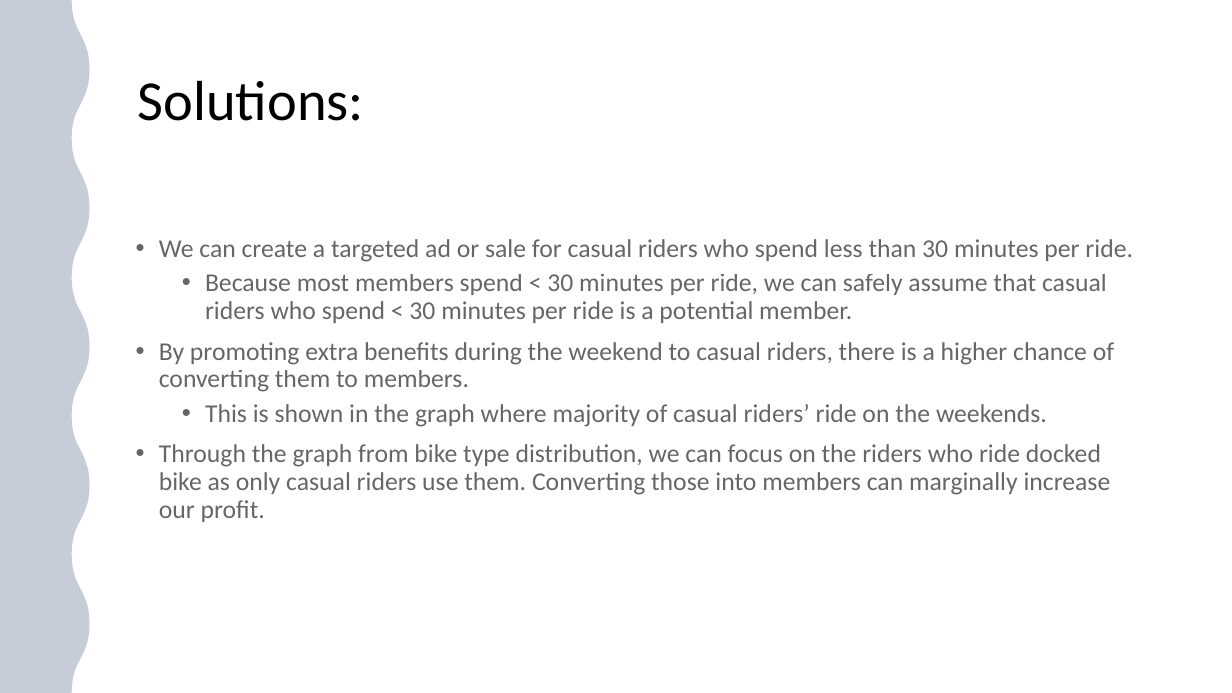
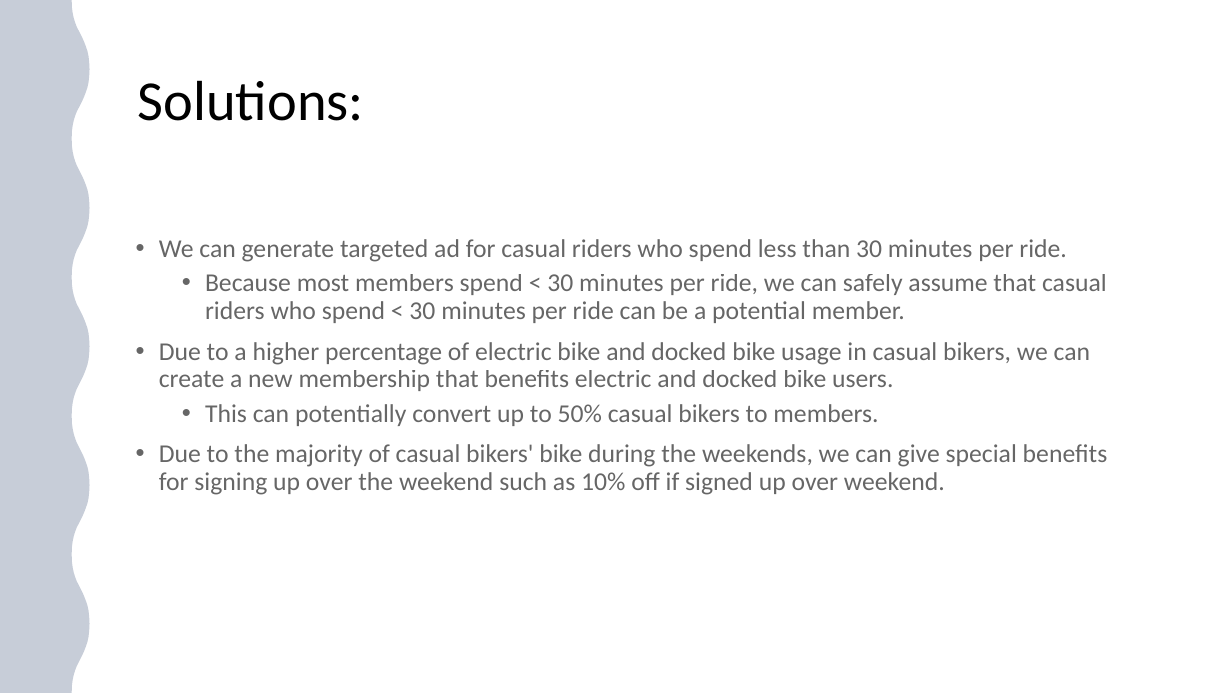
Before and after one commit to jeff-lin1422/DA-Case-Studies-Cyclistic, a slide deck: slide 9 of Case Study for Cyclistic.pptx. Drawn at 1232x693 pixels with LibreOffice and Linux fonts; fonts in the diff are those of the drawing. Boxes give left, top, right and bottom in pixels: in the first picture for what was removed or moved away, otherwise in the second. Text is boxed around its words. In the diff, an @@ line names an element or a change of style, - is before the commit and + after.

```diff
--- a/Case Study for Cyclistic.pptx
+++ b/Case Study for Cyclistic.pptx
@@ text at [159, 239, 1108, 495]: text changed @@
-• We can create a targeted ad or sale for casual riders who spend less than 30 minutes per ride.
-  • Because most members spend < 30 minutes per ride, we can safely assume that casual riders who spend < 30 minutes per ride is a potential member.
-• By promoting extra benefits during the weekend to casual riders, there is a higher chance of converting them to members.
-  • This is shown in the graph where majority of casual riders’ ride on the weekends.
-• Through the graph from bike type distribution, we can focus on the riders who ride docked bike as only casual riders use them. Converting those into members can marginally increase our profit.
+• We can generate targeted ad for casual riders who spend less than 30 minutes per ride.
+  • Because most members spend < 30 minutes per ride, we can safely assume that casual riders who spend < 30 minutes per ride can be a potential member.
+• Due to a higher percentage of electric bike and docked bike usage in casual bikers, we can create a new membership that benefits electric and docked bike users.
+  • This can potentially convert up to 50% casual bikers to members.
+• Due to the majority of casual bikers' bike during the weekends, we can give special benefits for signing up over the weekend such as 10% off if signed up over weekend.
```
Also in this commit, not shown: 4 other slides changed.
